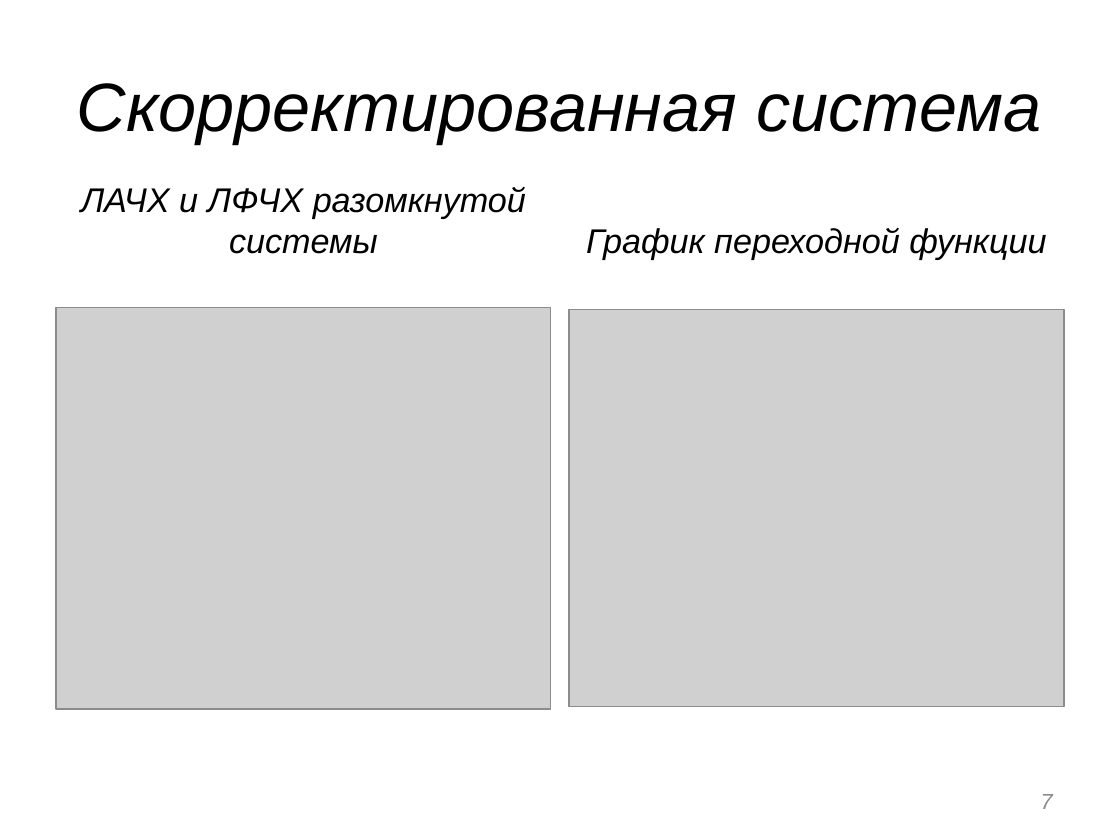
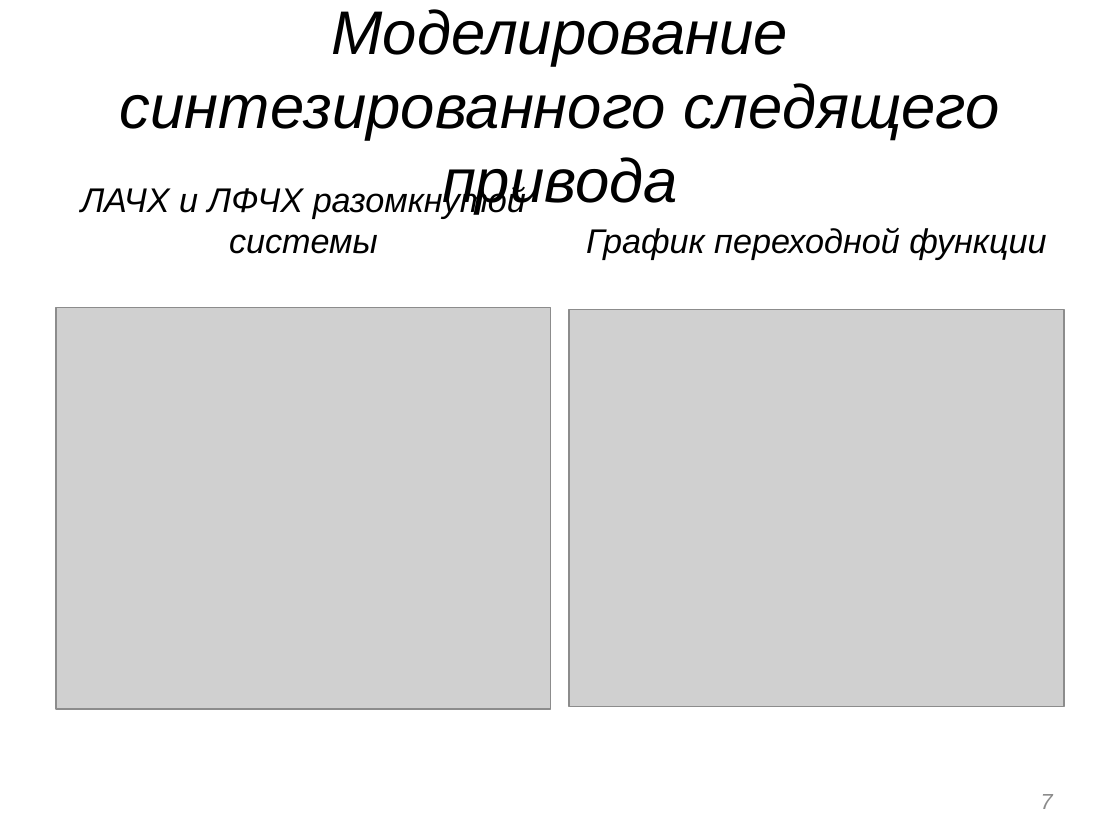
Before and after one commit to VovaRodger/Robo, a slide deck: slide 7 of Презентация.pptx. Drawn at 1120x840 pixels with LibreOffice and Linux fonts; fonts in the diff are those of the drawing; grey boxes stand for pictures. Boxes give left, top, right and bottom in pixels: in the first picture for what was removed or moved away, otherwise in the second. Text is boxed around its words. In the diff, an @@ line names an element or a change of style, - is before the commit and + after.

```diff
--- a/Презентация.pptx
+++ b/Презентация.pptx
@@ title at [120, 9, 1000, 213]: text changed; size 44 to 39.6 pt @@
-Скорректированная система
+Моделирование синтезированного следящего привода
```
Also in this commit, not shown: 4 other slides changed, 3 slides added, 1 slide removed, 27 other files.
